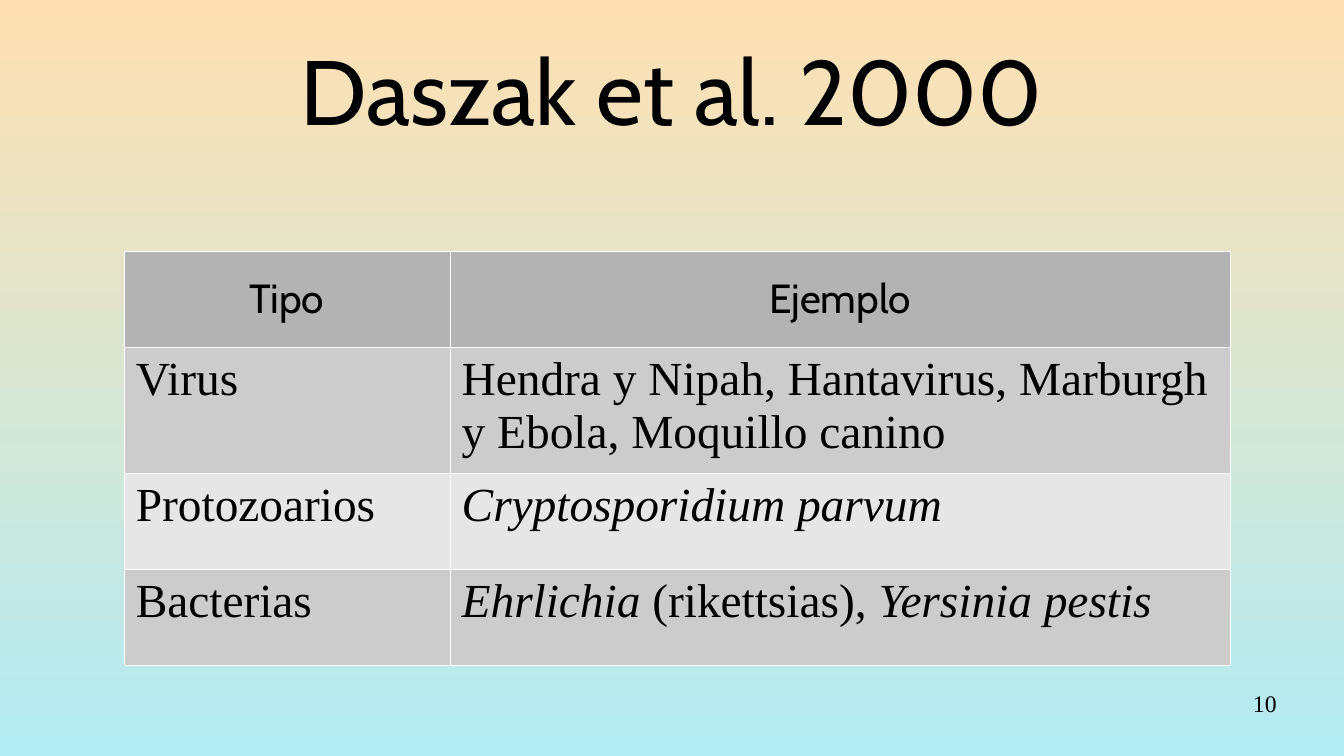
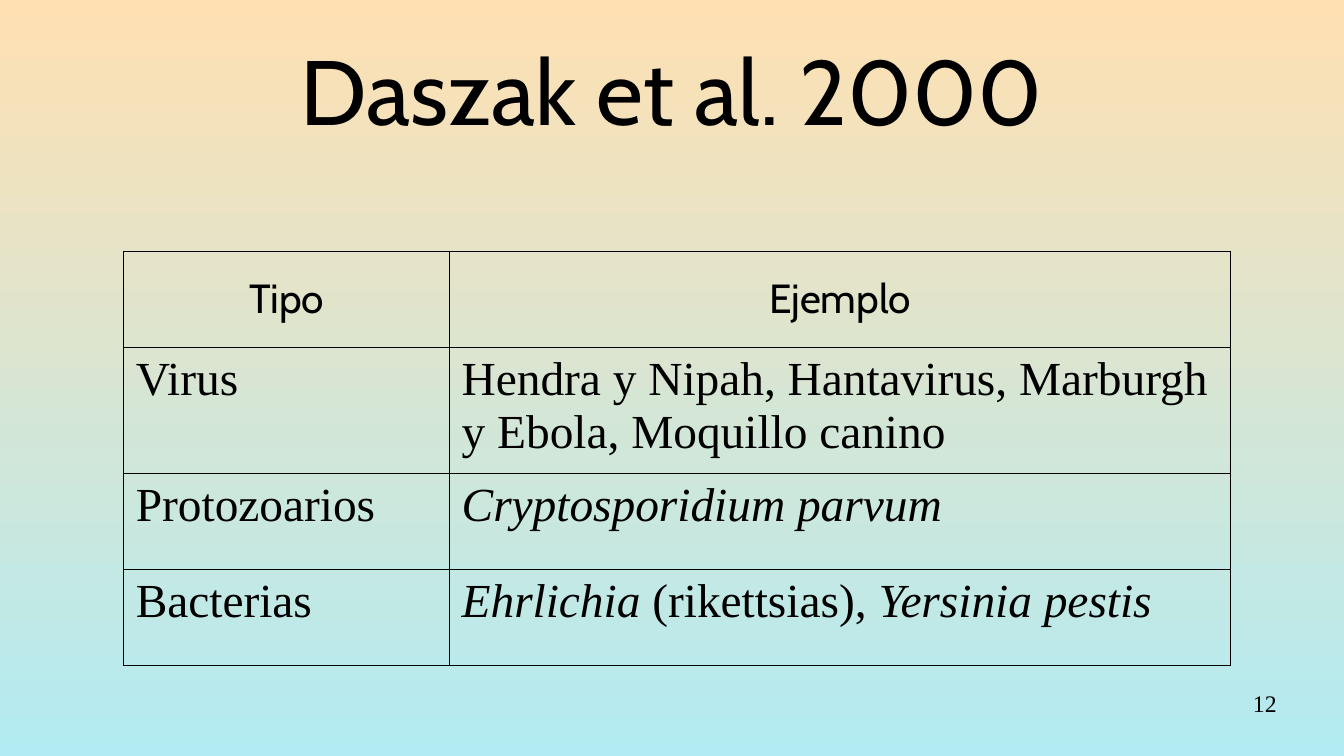
Before and after one commit to gerardommc/Medicina-Cons, a slide deck: slide 12 of Emergentes.odp (slide 10 before the commit). Drawn at 1344x756 pixels with LibreOffice and Linux fonts; fonts in the diff are those of the drawing. Boxes give left, top, right and bottom in pixels: in the first picture for what was removed or moved away, otherwise in the second. Text is boxed around its words. In the diff, an @@ line names an element or a change of style, - is before the commit and + after.

```diff
--- a/Emergentes.odp
+++ b/Emergentes.odp
@@ table at <box>124,251,1231,646</box> @@
@@ fill #B3B3B3 to none in row 1 @@
@@ fill #CCCCCC to none in 4 cells @@
@@ fill #E6E6E6 to none in row 3 @@
@@ borders changed @@
@@ page number at <box>1253,696,1277,712</box>: text changed @@
-10
+12
```
Also in this commit, not shown: 2 other slides changed, 2 slides added, 1 other file.
